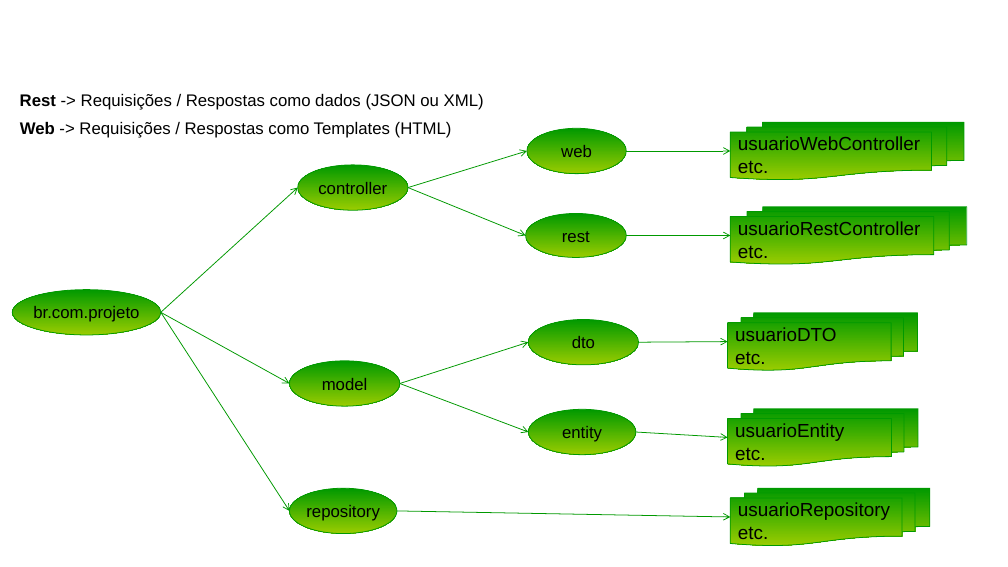
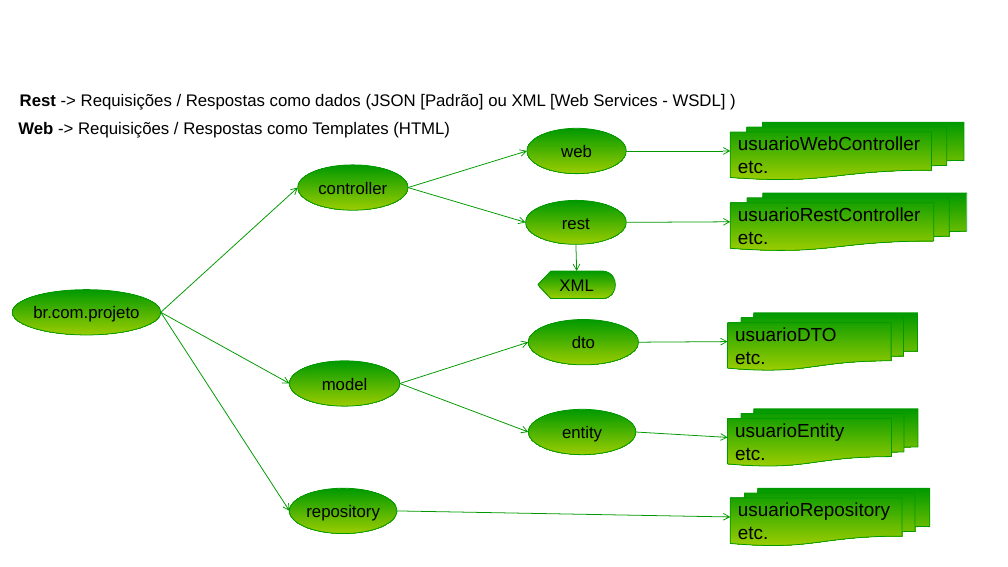
Before and after one commit to michelmontenegro/projeto, a slide deck: slide 5 of src/main/resources/static/ArquiteturaProjeto/ArquiteturaModeloProjetoSpringBoot.pptx. Drawn at 1008x567 pixels with LibreOffice and Linux fonts; fonts in the diff are those of the drawing; background and template pictures are left out. Boxes give left, top, right and bottom in pixels: in the first picture for what was removed or moved away, otherwise in the second. Text is boxed around its words. In the diff, an @@ line names an element or a change of style, - is before the commit and + after.

Commit message:
Atualização

```diff
--- a/src/main/resources/static/ArquiteturaProjeto/ArquiteturaModeloProjetoSpringBoot.pptx
+++ b/src/main/resources/static/ArquiteturaProjeto/ArquiteturaModeloProjetoSpringBoot.pptx
@@ text at (x1=20, y1=94, x2=726, y2=110): text changed @@
-Rest -> Requisições / Respostas como dados (JSON ou XML)
+Rest -> Requisições / Respostas como dados (JSON [Padrão] ou XML [Web Services - WSDL] )
@@ arrow moved from (408, 188) - (526, 235) to (408, 188) - (526, 222) @@
@@ 1 ellipse, 1 flow chart multidocument, 1 arrow moved together from (x1=526, y1=206, x2=967, y2=264) to (x1=526, y1=193, x2=967, y2=250) @@
@@ arrow added from (576, 244) to (577, 271), #009900 0.75 pt @@
@@ flow chart display added at (x1=538, y1=271, x2=616, y2=299), fill gradient #009900 to #99CC00, outline #009900 0.75 pt, 16 pt, text #000000 @@
+XML
```
